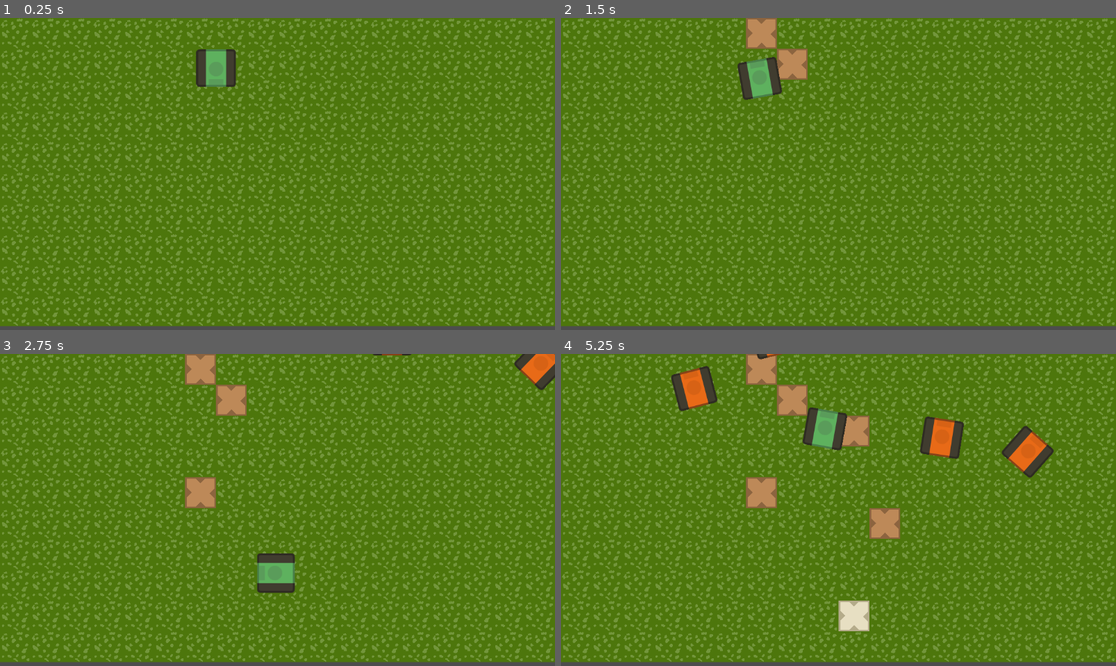
Above: before the commit, frames 1-4 (two rows, left to right).
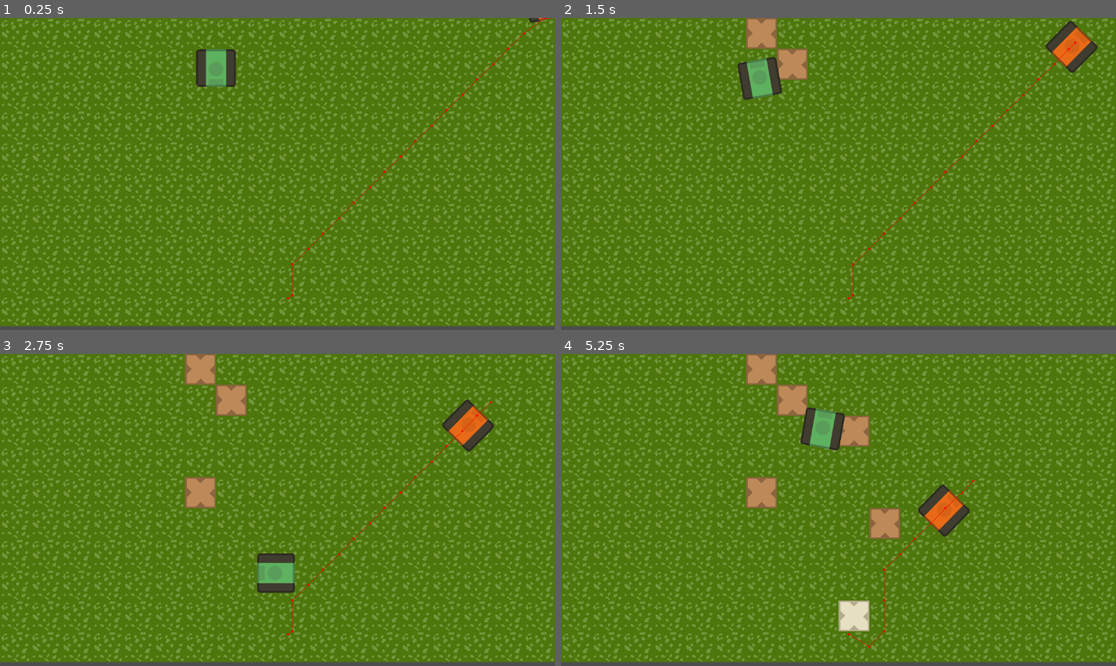
Above: after the commit, the same moments.

Repository: gerep/wall-and-order
Game: Godot game, scene res://scenes/level/level.tscn
Same seed, same stepped clock (60 frames per second), same inputs: the game is played once before the commit and once after it.
Inputs:
- Up to frame 1 (0.25 s): no input
- Up to frame 2 (1.5 s): hold Right (ui_right) 0.53-1.28 s; hold Space (place) 0.53-1.28 s; hold Down (ui_down) from 1.28 s (still down); tap Space (place) at 1.35 s
- Up to frame 3 (2.75 s): release Down (ui_down) at 2.03 s; hold Right (ui_right) from 2.03 s (still down); hold Space (place) from 2.03 s (still down)
- Up to frame 4 (5.25 s): release Right (ui_right) at 2.78 s; release Space (place) at 2.78 s; hold Up (ui_up) 2.78-3.53 s; tap Space (place) at 2.85, 4.35 s; hold Space (place) 3.53-4.28 s; hold Left (ui_left) 3.53-5.03 s; hold Down (ui_down) from 5.03 s (still down); hold Space (place) from 5.03 s (still down)

The runs differ from the first frame. In frame 1, 0.2% of the frame differs, in the area x 51-100%, y 0-91%; in frame 2, 1.0%; in frame 3, 1.6%; in frame 4, 3.9%, in the area x 19-89%, y 0-95%.

Commit message:
fix enemy navigation in the corners

Diff:
--- a/scenes/enemies/basic/basic_enemy.gd
+++ b/scenes/enemies/basic/basic_enemy.gd
@@ -5,7 +5,7 @@
 
 @export var target: Vector2
 @export var speed: float = 100.0
-@export var acceleration: float = 50.0
+@export var acceleration: float = 500.0
 @export var friction: float = 2000.0
 
 
@@ -14,8 +14,10 @@
 
 
 func _physics_process(delta: float) -> void:
+	if navigation_agent_2d.is_navigation_finished():
+		return
+
 	var target_position: Vector2 = navigation_agent_2d.get_next_path_position()
-
 	var direction = target_position - position
 
 	var target_rotation = direction.angle() + PI / 2
--- a/scenes/enemies/basic/basic_enemy.tscn
+++ b/scenes/enemies/basic/basic_enemy.tscn
@@ -4,7 +4,7 @@
 [ext_resource type="Script" uid="uid://dpcj7br5i01hg" path="res://scenes/enemies/basic/basic_enemy.gd" id="1_cdc21"]
 
 [sub_resource type="RectangleShape2D" id="RectangleShape2D_2184v"]
-size = Vector2(74, 70)
+size = Vector2(43, 66)
 
 [node name="BasicEnemy" type="CharacterBody2D" unique_id=1028931331]
 script = ExtResource("1_cdc21")
@@ -13,6 +13,11 @@
 texture = ExtResource("1_2184v")
 
 [node name="CollisionShape2D" type="CollisionShape2D" parent="." unique_id=337034293]
+position = Vector2(-0.5, -2)
 shape = SubResource("RectangleShape2D_2184v")
 
 [node name="NavigationAgent2D" type="NavigationAgent2D" parent="." unique_id=224676136]
+path_postprocessing = 1
+avoidance_enabled = true
+radius = 30.0
+debug_enabled = true
--- a/scenes/level/level.gd
+++ b/scenes/level/level.gd
@@ -11,7 +11,8 @@
 func _ready() -> void:
 	var asd = get_viewport_rect()
 	screen_width = asd.size.x
-	enemy_spawn_timer.timeout.connect(_spawn_enemy)
+	#enemy_spawn_timer.timeout.connect(_spawn_enemy)
+	_spawn_enemy()
 
 
 func _spawn_enemy() -> void:
--- a/scenes/level/level.tscn
+++ b/scenes/level/level.tscn
@@ -4,17 +4,17 @@
 [ext_resource type="Texture2D" uid="uid://4x4xbhn2v7xd" path="res://assets/tileset.png" id="1_nbgty"]
 [ext_resource type="PackedScene" uid="uid://by0u4fiidlly7" path="res://scenes/player/player.tscn" id="4_qkmgm"]
 
-[sub_resource type="NavigationPolygon" id="NavigationPolygon_nbgty"]
-vertices = PackedVector2Array(32, 32, -32, 32, -32, -32, 32, -32)
-polygons = Array[PackedInt32Array]([PackedInt32Array(0, 1, 2, 3)])
-outlines = Array[PackedVector2Array]([PackedVector2Array(-32, -32, 32, -32, 32, 32, -32, 32)])
+[sub_resource type="NavigationPolygon" id="NavigationPolygon_i166f"]
+vertices = PackedVector2Array(28.632813, -28.632813, 32, -18.523438, 32, 18.523438, 28.632813, 28.632813, 21.898438, 32, -18.523438, 32, -28.632813, 28.632813, -32, 21.898438, -32, -21.898438, -28.632813, -28.632813, -21.898438, -32, 18.523438, -32)
+polygons = Array[PackedInt32Array]([PackedInt32Array(0, 1, 2, 3, 4, 5, 6, 7, 8, 9, 10, 11)])
+outlines = Array[PackedVector2Array]([PackedVector2Array(-28.631578, -28.631578, -21.894737, -32, 18.526318, -32, 28.63158, -28.631578, 32, -18.526316, 32, 18.526318, 28.63158, 28.63158, 21.894737, 32, -18.526316, 32, -28.631578, 28.63158, -32, 21.894737, -32, -21.894737)])
 agent_radius = 0.0
 
 [sub_resource type="TileSetAtlasSource" id="TileSetAtlasSource_i166f"]
 texture = ExtResource("1_nbgty")
 texture_region_size = Vector2i(64, 64)
 0:0/0 = 0
-0:0/0/navigation_layer_0/polygon = SubResource("NavigationPolygon_nbgty")
+0:0/0/navigation_layer_0/polygon = SubResource("NavigationPolygon_i166f")
 1:0/0 = 0
 1:0/0/physics_layer_0/polygon_0/points = PackedVector2Array(-32, -32, 32, -32, 32, 32, -32, 32)
 2:0/0 = 0
@@ -41,4 +41,5 @@
 position = Vector2(598, 582)
 
 [node name="EnemySpawnTimer" type="Timer" parent="." unique_id=1393664805]
+wait_time = 10.0
 autostart = true
